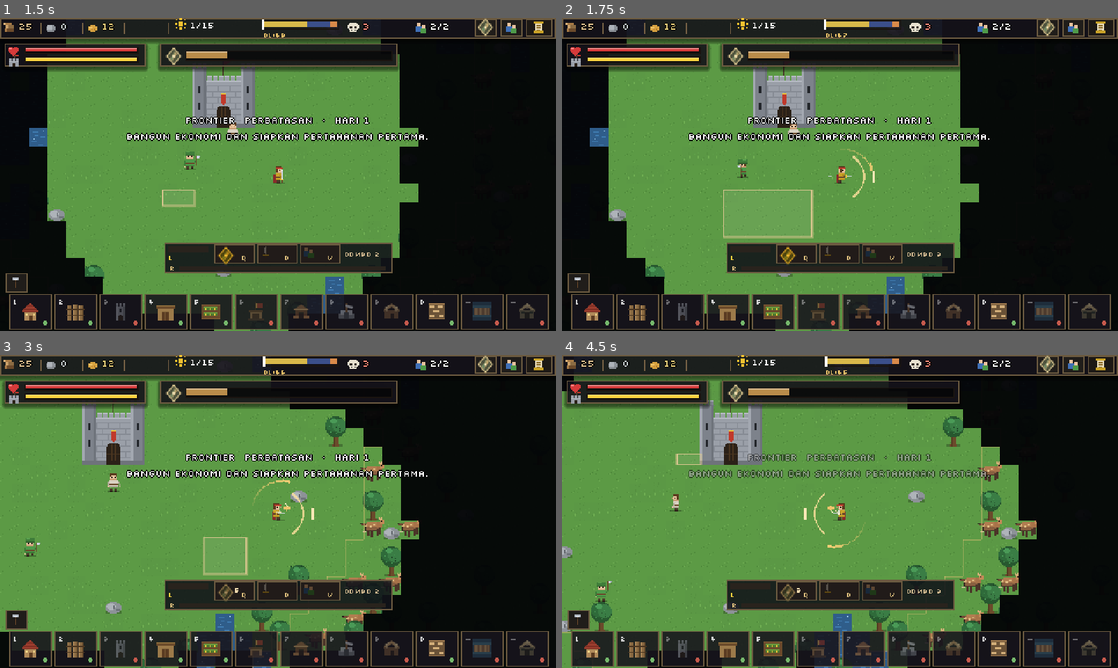
Above: before the commit, frames 1-4 (two rows, left to right).
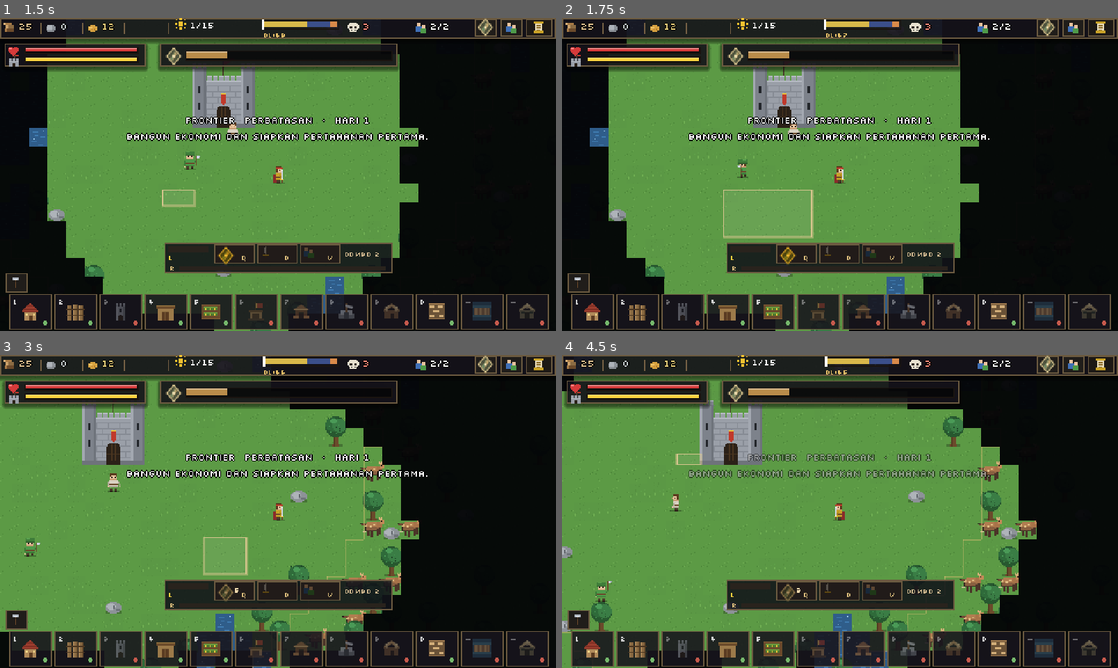
Above: after the commit, the same moments.

Repository: shimleabyte/hold-the-keep
Game: Godot game, scene res://scenes/main.tscn
Two runs of this game, one before a commit and one after it. Both use one fixed random seed, a clock stepped at 60 frames per second and the inputs below.
Inputs (mouse positions are in pixels of both pictures, inside the frame that each line leads up to):
- Up to frame 1 (1.5 s): tap Enter (ui_accept) at 0.5, 0.77 s; move the mouse to (400, 158) at 0.52 s; hold D (move_right) 0.53-1.25 s; hold F (attack) 0.53-1.25 s; click (400, 158) at 0.67 s; drag from (166, 190) to (250, 237) at 1.27 s
- Up to frame 2 (1.75 s): no input
- Up to frame 3 (3 s): move the mouse to (333, 442) at 2.02 s; hold D (move_right) 2.03-2.75 s; hold F (attack) 2.03-2.75 s; tap Q (ability_dash) at 2.1 s; drag from (250, 574) to (111, 464) at 2.77 s
- Up to frame 4 (4.5 s): move the mouse to (1006, 558) at 3.52 s; hold A (move_left) 3.53-4.25 s; hold F (attack) 3.53-4.25 s; tap Enter (ui_accept) at 3.77 s; drag from (673, 464) to (756, 433) at 4.27 s

Frame 1 is identical in both runs. In frame 2, 0.2% of the frame differs, in the area x 47-69%, y 41-77%; in frame 3, 0.2%, in the area x 45-57%, y 39-58%; in frame 4, 0.2%.

Commit message:
fix: preserve merged player combat while separating army selection input

Diff:
--- a/scripts/entities/player.gd
+++ b/scripts/entities/player.gd
@@ -253,6 +253,9 @@
 func _click_on_hud() -> bool:
     if Input.is_physical_key_pressed(KEY_F) or Input.is_joy_button_pressed(0, JOY_BUTTON_X):
         return false
+    var commander := get_tree().get_first_node_in_group("army_command_manager")
+    if commander != null and commander.has_method("blocks_player_attack") and commander.blocks_player_attack():
+        return true
     var hud := get_tree().get_first_node_in_group("hud")
     return hud != null and hud.blocks_mouse(get_viewport().get_mouse_position())
 
